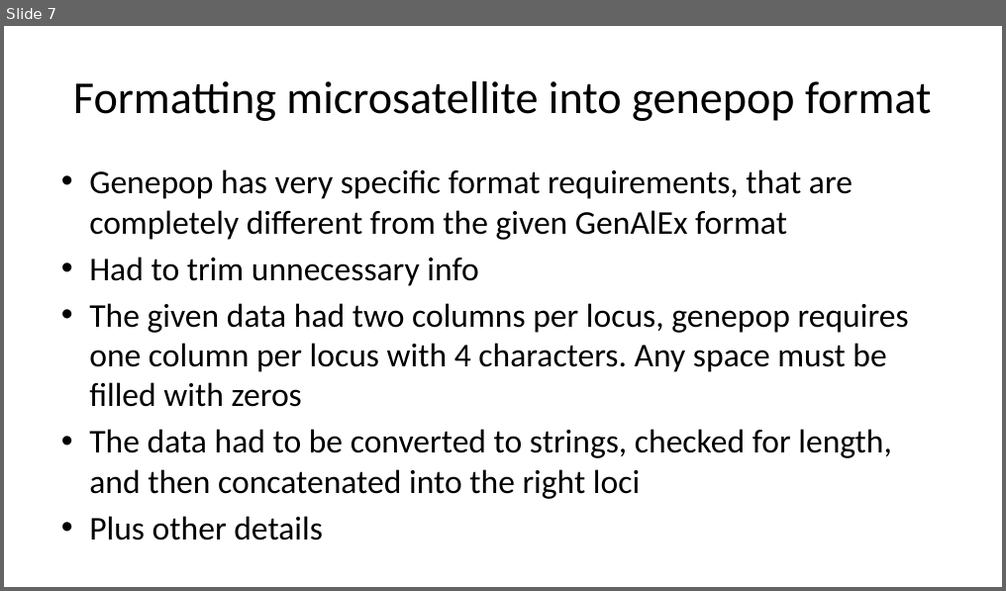
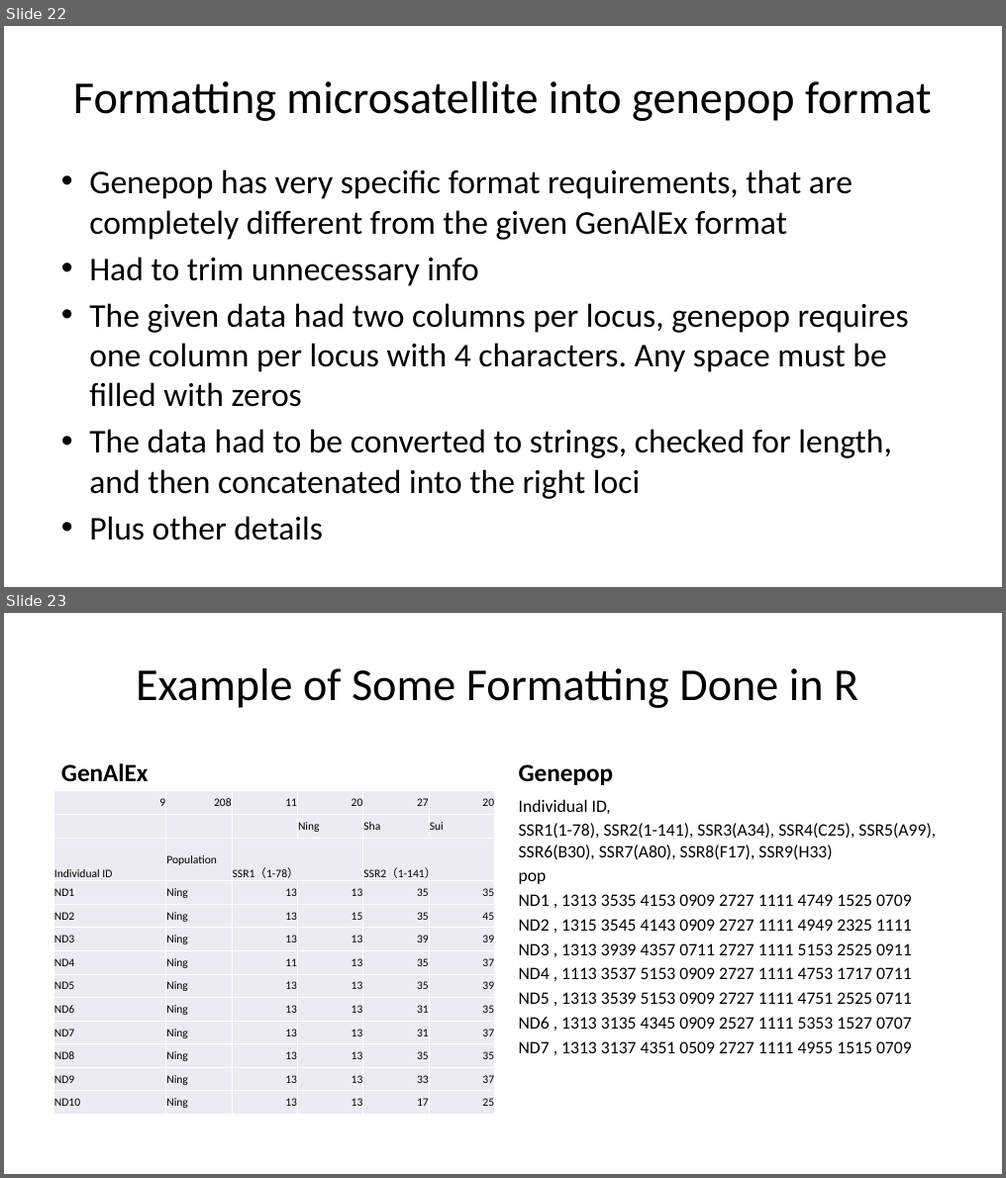
Before and after one commit to ashleyp1/BCB546X_Final_Project, a slide deck: PowerPoint Presentation for Final.pptx. Shown one above the other, each under a label of ours: slide 7 before the commit, slides 22 and 23 after it. The pictures are 1006x591 and 1006x1178 pixels, drawn with LibreOffice and Linux fonts; fonts in the diff are those of the drawing. Boxes give left, top, right and bottom in pixels: in the first picture for what was removed or moved away, otherwise in the second. Text is boxed around its words. In the diff, an @@ line names an element or a change of style, - is before the commit and + after.

```diff
--- a/PowerPoint Presentation for Final.pptx
+++ b/PowerPoint Presentation for Final.pptx
@@ slide 23 added at box(4, 613, 1002, 1174), background #FFFFFF @@
@@ title added at box(136, 668, 858, 708), 44 pt, text #000000 @@
+Example of Some Formatting Done in R
@@ text added at box(61, 763, 149, 782), 24 pt, text #000000, bold @@
+GenAlEx
@@ text added at box(519, 764, 613, 785), 24 pt, text #000000, bold @@
+Genepop
@@ table added at box(54, 791, 496, 1115), 13 rows, 6 columns @@
+9 | 208 | 11 | 20 | 27 | 20
+ |  |  | Ning | Sha | Sui
+Individual ID | Population | SSR1（1-78） |  | SSR2（1-141） | 
+ND1 | Ning | 13 | 13 | 35 | 35
+ND2 | Ning | 13 | 15 | 35 | 45
+ND3 | Ning | 13 | 13 | 39 | 39
+ND4 | Ning | 11 | 13 | 35 | 37
+ND5 | Ning | 13 | 13 | 35 | 39
+ND6 | Ning | 13 | 13 | 31 | 35
+ND7 | Ning | 13 | 13 | 31 | 37
+ND8 | Ning | 13 | 13 | 35 | 35
+ND9 | Ning | 13 | 13 | 33 | 37
+ND10 | Ning | 13 | 13 | 17 | 25
@@ text added at box(519, 799, 936, 1054), 16.8 pt, text #000000 @@
+Individual ID,
+SSR1(1-78), SSR2(1-141), SSR3(A34), SSR4(C25), SSR5(A99), SSR6(B30), SSR7(A80), SSR8(F17), SSR9(H33)
+pop
+ND1 , 1313 3535 4153 0909 2727 1111 4749 1525 0709
+ND2 , 1315 3545 4143 0909 2727 1111 4949 2325 1111
+ND3 , 1313 3939 4357 0711 2727 1111 5153 2525 0911
+ND4 , 1113 3537 5153 0909 2727 1111 4753 1717 0711
+ND5 , 1313 3539 5153 0909 2727 1111 4751 2525 0711
+ND6 , 1313 3135 4345 0909 2527 1111 5353 1527 0707
+ND7 , 1313 3137 4351 0509 2727 1111 4955 1515 0709
@@ what was slide 7 is now slide 22 @@
```
Also in this commit, not shown: 5 slides changed, 1 other slide added, 3 slides removed.
